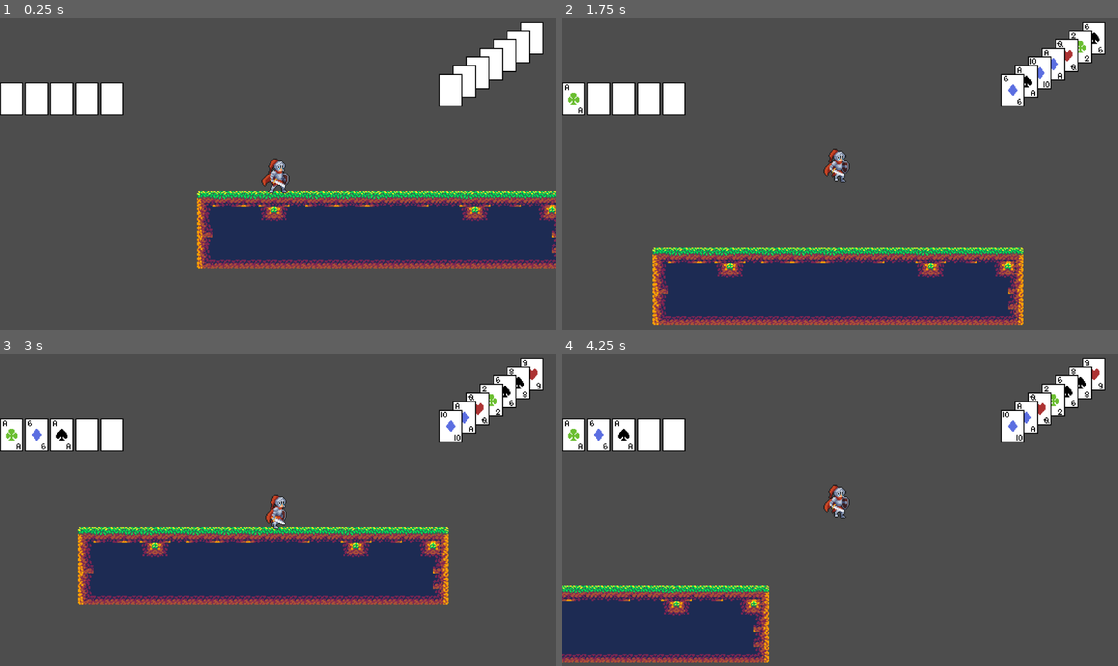
Above: before the commit, frames 1-4 (two rows, left to right).
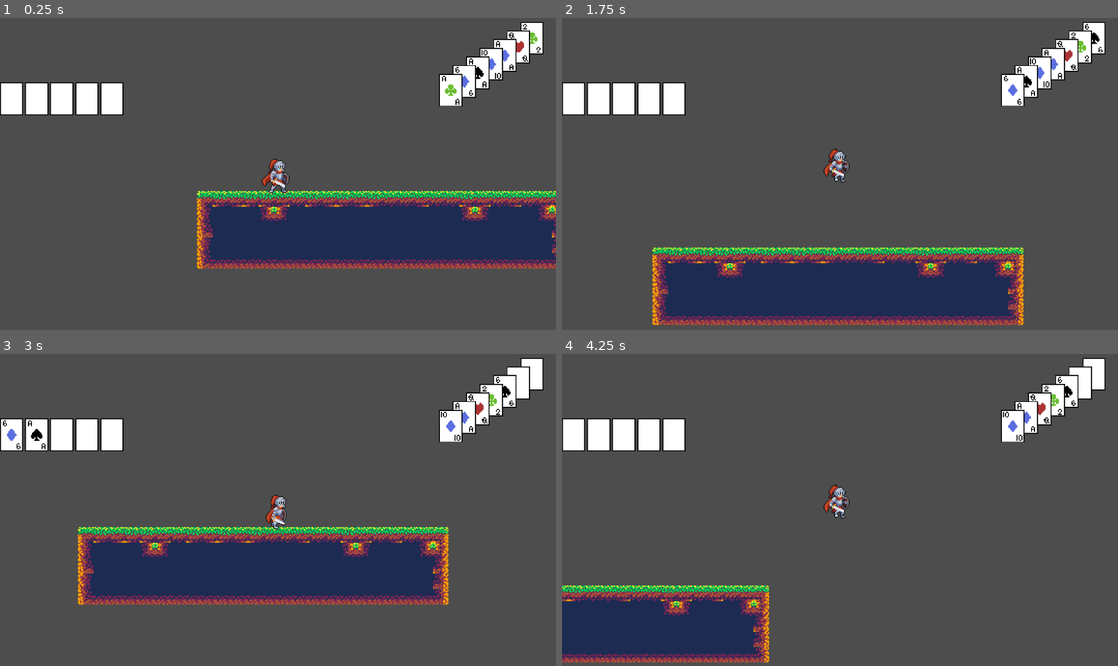
Above: after the commit, the same moments.

Repository: kli007/Bluff-All-In
Game: Godot game, scene res://main.tscn
Same seed, same stepped clock (60 frames per second), same inputs: the game is played once before the commit and once after it.
Inputs:
- Up to frame 1 (0.25 s): no input
- Up to frame 2 (1.75 s): tap Enter (Trick, bound only before the commit) at 0.5, 1.55 s; hold D (Move_Right) from 0.53 s (still down); tap , (Attack) at 0.6 s; tap Space (Move_Jump) at 0.77, 1.52 s; tap . (Trick, bound only after the commit) at 0.8, 1.35 s
- Up to frame 3 (3 s): release D (Move_Right) at 2.03 s; hold A (Move_Left) 2.03-2.78 s; tap Enter (Trick, bound only before the commit) at 2.1 s; tap , (Attack) at 2.3, 2.85 s; hold D (Move_Right) from 2.78 s (still down)
- Up to frame 4 (4.25 s): keep holding D (Move_Right); tap Space (Move_Jump) at 3.02, 3.77 s; tap . (Trick, bound only after the commit) at 3.05, 3.6 s; tap Enter (Trick, bound only before the commit) at 3.8 s

The runs differ from the first frame. In frame 1, 0.4% of the frame differs, in the area x 79-98%, y 1-28%; in frame 2, less than 0.1%; in frame 3, 0.3%; in frame 4, 0.3%.

Commit message:
added showdown
added showdown function and added burn commands
fixed error where cards would repeat and would not turn blank

Diff:
--- a/Cards/cardData.gd
+++ b/Cards/cardData.gd
@@ -29,16 +29,30 @@
 			break
 
 func moveUpCards(cardNodes: Array) -> void:
-	for key in range(1, len(cardNodes)):
-		cardNodes[key - 1].setData(cardNodes[key]['suit'], cardNodes[key]['rank'])
-		changeCardSprite(cardNodes[key - 1])
-		cardNodes[key].resetData()
+	var lastCard: Node = cardNodes[6]
+	var currentCard: Node
+	for key in (len(cardNodes) - 1):
+		currentCard = cardNodes[key]
+		currentCard.setData(cardNodes[key + 1]['suit'], cardNodes[key + 1]['rank'])
+		if currentCard.checkData():
+			hideCards(currentCard)
+		else:
+			changeCardSprite(currentCard)
+	lastCard.resetData()
+	hideCards(lastCard)
 
 func checkSpace(cardNodes: Array) -> bool:
 	var hasSpace: bool = false
 	for card in cardNodes:
 		if card.checkData():
 			hasSpace = true
+	return hasSpace
+
+func checkEmpty(cardNodes: Array):
+	var hasSpace: bool = true
+	for card in cardNodes:
+		if not card.checkData():
+			hasSpace = false
 	return hasSpace
 
 func changeCardSprite(cardNode: Node) -> void:
@@ -62,3 +76,8 @@
 	cardRankBR.hide()
 	cardNode.rank = ''
 	cardNode.suit = ''
+
+func showdownCards(playedNodes: Array) -> void:
+	for card in playedNodes:
+		hideCards(card)
+		card.resetData()
--- a/Cards/deck_manager.gd
+++ b/Cards/deck_manager.gd
@@ -7,7 +7,7 @@
 func _ready() -> void:
 	for suit in CardData.suits:
 		for rank in CardData.ranks:
-			var newName = suit + rank
+			var newName: String = suit + rank
 			cardDict[newName] = {'rank': rank, 'suit': suit}
 	setNewDeck()
 
@@ -17,10 +17,17 @@
 	activeArray.shuffle()
 
 func moveCard() -> Dictionary:
-	var transferCard = cardDict[activeArray.pop_front()]
+	var transferCard: Dictionary = cardDict[activeArray.pop_front()]
 	return transferCard
 
 func playCard(pendNodes: Array) -> Dictionary:
-	var transferCard = {'rank': pendNodes[0].rank, 'suit': pendNodes[0].suit}
+	var transferCard: Dictionary = {'rank': pendNodes[0].rank, 'suit': pendNodes[0].suit}
 	CardData.hideCards(pendNodes[0])
 	return transferCard
+
+func checkDeck() -> bool:
+	return activeArray.is_empty()
+
+func deleteDeck() -> void:
+	print('deleted deck')
+	activeArray = []
--- a/player.gd
+++ b/player.gd
@@ -5,14 +5,15 @@
 
 @onready var animNode: Node = $AnimationPlayer
 @onready var deckNode: Node = $DeckManager
-@onready var pendCards: Node = get_node('/root/Main/HUD/PendCardsControl/PendCards')
-@onready var playedCards: Node = get_node('/root/Main/HUD/UserUIControl/PlayedCards')
 
-@onready var pendNodes: Array = pendCards.get_children()
-@onready var playedNodes: Array = playedCards.get_children()
+@onready var pendNodes: Array = get_node('/root/Main/HUD/PendCardsControl/PendCards').get_children()
+@onready var playedNodes: Array = get_node('/root/Main/HUD/UserUIControl/PlayedCards').get_children()
 
 var attack: bool = false
 var direction: float
+
+func _ready() -> void:
+	setPendCard()
 
 func _physics_process(delta: float) -> void:
 	# Add the gravity.
@@ -27,8 +28,10 @@
 		setPlayedCard()
 		attack = true
 		animNode.play("Attack_1")
-	if Input.is_action_just_pressed("Trick") and is_on_floor():
-		setPendCard()
+	if Input.is_action_just_pressed("Trick"):
+		deckNode.deleteDeck()
+	if Input.is_action_just_pressed("Showdown"):
+		showdownPlayedCards()
 
 	if direction and animNode.name != 'Jump':
 		velocity.x = direction * speed
@@ -57,11 +60,11 @@
 		$Sprite2D.flip_h = false
 
 func setPendCard() -> void:
-	while CardData.checkSpace(pendNodes):
+	while CardData.checkSpace(pendNodes) and not deckNode.checkDeck():
 		CardData.setCards(deckNode.moveCard(), pendNodes)
 
 func setPlayedCard() -> void:
-	if CardData.checkSpace(playedNodes) and not CardData.checkSpace(pendNodes):
+	if CardData.checkSpace(playedNodes) and not CardData.checkEmpty(pendNodes):
 		CardData.setCards(deckNode.playCard(pendNodes), playedNodes)
 		moveUpPendCards()
 
@@ -69,6 +72,12 @@
 	CardData.moveUpCards(pendNodes)
 	setPendCard()
 
+func showdownPlayedCards() -> void:
+	if not CardData.checkEmpty(playedNodes):
+		CardData.showdownCards(playedNodes)
+	else:
+		print('error emply play field')
+
 func _on_animation_player_animation_finished(anim_name: StringName) -> void:
 	if anim_name == "Attack_1":
 		attack = false
--- a/project.godot
+++ b/project.godot
@@ -49,6 +49,16 @@
 }
 Trick={
 "deadzone": 0.2,
+"events": [Object(InputEventKey,"resource_local_to_scene":false,"resource_name":"","device":-1,"window_id":0,"alt_pressed":false,"shift_pressed":false,"ctrl_pressed":false,"meta_pressed":false,"pressed":false,"keycode":0,"physical_keycode":46,"key_label":0,"unicode":46,"location":0,"echo":false,"script":null)
+]
+}
+Burn={
+"deadzone": 0.2,
+"events": [Object(InputEventKey,"resource_local_to_scene":false,"resource_name":"","device":-1,"window_id":0,"alt_pressed":false,"shift_pressed":false,"ctrl_pressed":false,"meta_pressed":false,"pressed":false,"keycode":0,"physical_keycode":4194325,"key_label":0,"unicode":0,"location":0,"echo":false,"script":null)
+]
+}
+Showdown={
+"deadzone": 0.2,
 "events": [Object(InputEventKey,"resource_local_to_scene":false,"resource_name":"","device":-1,"window_id":0,"alt_press …(195 unchanged characters)…
 ]
 }
